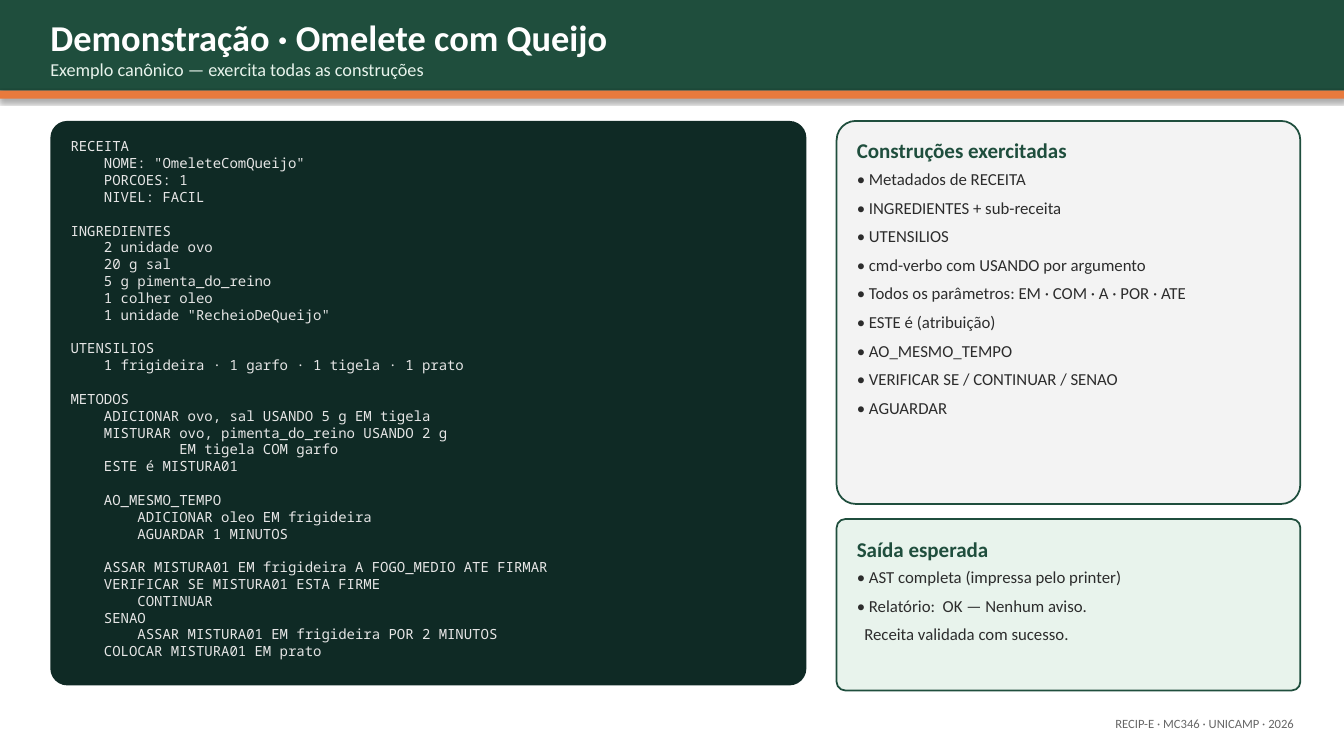
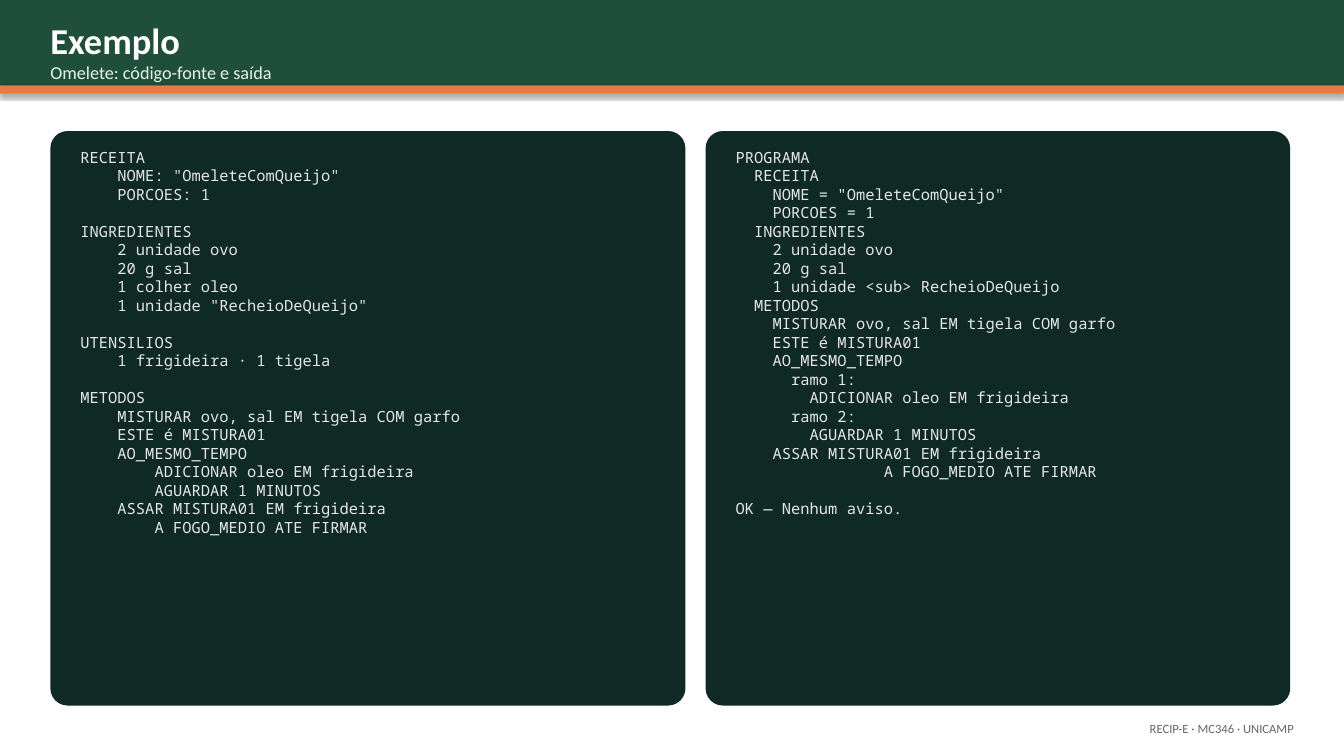
Before and after one commit to joao-victor-s/RestaurantedoChefeRemy, a slide deck: slide 7 of RECIP-E_Apresentacao_Final.pptx (slide 11 before the commit). Drawn at 1344x756 pixels with LibreOffice and Linux fonts; fonts in the diff are those of the drawing. Boxes give left, top, right and bottom in pixels: in the first picture for what was removed or moved away, otherwise in the second. Text is boxed around its words. In the diff, an @@ line names an element or a change of style, - is before the commit and + after.

```diff
--- a/RECIP-E_Apresentacao_Final.pptx
+++ b/RECIP-E_Apresentacao_Final.pptx
@@ rectangle: place and size @@
-rectangle at (0,0,1344,91)
+rectangle at (0,0,1344,86)
@@ text at (50,28,271,82): text changed @@
-Demonstração · Omelete com Queijo
-Exemplo canônico — exercita todas as construções
+Exemplo
+Omelete: código-fonte e saída
@@ rectangle: place and size @@
-rectangle at (0,91,1344,99)
+rectangle at (0,86,1344,94)
@@ rounded rectangle: place and size @@
-rounded rectangle at (50,121,807,686)
+rounded rectangle at (50,131,686,706)
@@ text "RECEITA": place and size @@
-text "RECEITA" at (71,141,547,660)
+text "RECEITA" at (80,152,460,536)
@@ rounded rectangle added at (706,131,1291,706), fill #0F2A25 @@
@@ rounded rectangle removed at (837,121,1301,504) @@
@@ text removed at (857,143,1186,414) @@
-Construções exercitadas
-• Metadados de RECEITA
-• INGREDIENTES + sub-receita
-• UTENSILIOS
-• cmd-verbo com USANDO por argumento
-• Todos os parâmetros: EM · COM · A · POR · ATE
-• ESTE é (atribuição)
-• AO_MESMO_TEMPO
-• VERIFICAR SE / CONTINUAR / SENAO
-• AGUARDAR
@@ text at (80,152,414,496): size 10 to 11 pt in "RECEITA", "NOME: "OmeleteComQueijo"", "PORCOES: 1", "INGREDIENTES" and 10 more places @@
@@ text added at (736,152,1115,514), 11 pt, text #E6E6E6 @@
+PROGRAMA
+RECEITA
+NOME = "OmeleteComQueijo"
+PORCOES = 1
+INGREDIENTES
+2 unidade ovo
+20 g sal
+1 unidade <sub> RecheioDeQueijo
+METODOS
+MISTURAR ovo, sal EM tigela COM garfo
+ESTE é MISTURA01
+AO_MESMO_TEMPO
+ramo 1:
+ADICIONAR oleo EM frigideira
+ramo 2:
+AGUARDAR 1 MINUTOS
+ASSAR MISTURA01 EM frigideira
+A FOGO_MEDIO ATE FIRMAR
+OK — Nenhum aviso.
@@ text at (104,192,205,202): paragraph removed @@
-NIVEL: FACIL
@@ text at (104,275,271,290): paragraph removed @@
-5 g pimenta_do_reino
@@ text at (117,354,331,370): text changed; size 10 to 11 pt @@
-1 frigideira · 1 garfo · 1 tigela · 1 prato
+1 frigideira · 1 tigela
@@ text at (117,410,460,426): text changed; size 10 to 11 pt @@
-ADICIONAR ovo, sal USANDO 5 g EM tigela
-MISTURAR ovo, pimenta_do_reino USANDO 2 g
-EM tigela COM garfo
+MISTURAR ovo, sal EM tigela COM garfo
@@ text at (117,502,386,536): text changed; size 10 to 11 pt @@
-ASSAR MISTURA01 EM frigideira A FOGO_MEDIO ATE FIRMAR
-VERIFICAR SE MISTURA01 ESTA FIRME
-CONTINUAR
-SENAO
-ASSAR MISTURA01 EM frigideira POR 2 MINUTOS
-COLOCAR MISTURA01 EM prato
+ASSAR MISTURA01 EM frigideira
+A FOGO_MEDIO ATE FIRMAR
@@ rounded rectangle removed at (837,519,1301,691) @@
@@ text removed at (857,542,1121,640) @@
-Saída esperada
-• AST completa (impressa pelo printer)
-• Relatório: OK — Nenhum aviso.
-Receita validada com sucesso.
@@ text at (1150,724,1294,733): text changed @@
-RECIP-E · MC346 · UNICAMP · 2026
+RECIP-E · MC346 · UNICAMP
```
Also in this commit, not shown: 5 other slides changed, 4 slides added, 11 slides removed, 3 other files.
